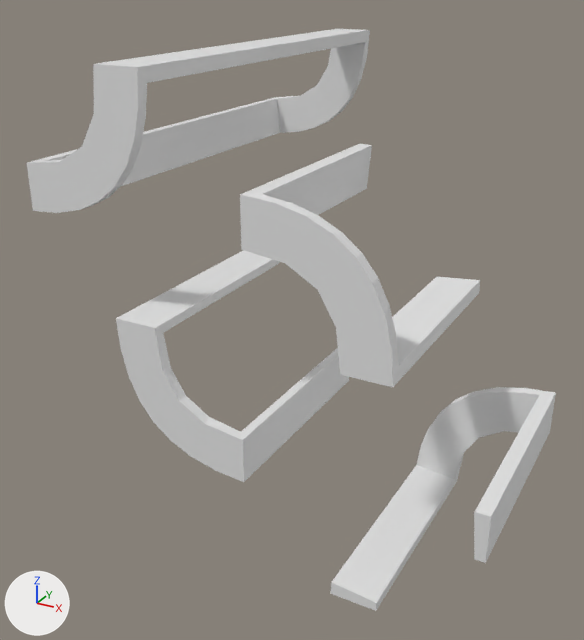
Before and after pictures for a commit that changed the OBJ model data/bmc/SET_4W2C/t_411.obj.
The view is the same before and after, from a 50 mm camera at (0.744, -1.659, 0.663) aimed at (-0.106, -0.113, -0.109). The lights are fixed; the arrows at lower left show +X, +Y and +Z. Where no turn or scale is listed for an object, it has been applied to the vertices.

Names of what the first picture shows: 't_411'.
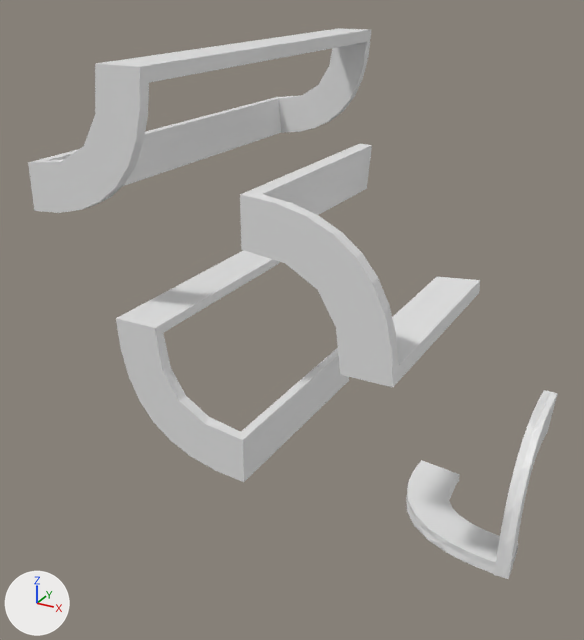
What differs and where, as boxes [x1, y1, x2, y2] in the pictures (584 x 640 px):
't_411', reshaped
    before: [27, 29, 556, 611]
    after: [28, 28, 558, 579]
part 1 of me_t_411, rebuilt
    before: [27, 29, 370, 213]
    after: [28, 28, 371, 213]
part 2 of me_t_411, rebuilt (33% narrower, 16% shorter)
    before: [330, 387, 556, 611]
    after: [406, 390, 558, 579]

Diff of the bpy script that builds the scene:
```diff
--- a/data/bmc/SET_4W2C/t_411.obj.py
+++ b/data/bmc/SET_4W2C/t_411.obj.py
@@ me_t_411 @@
 # used by ob_t_411; location = (0.0, 0.0, 0.0)
-me_t_411.from_pydata(...)  # 212 vertices, 416 faces; spans x -0.5..0.496, y -0.5..0.5, z -0.501..0.5
+me_t_411.from_pydata(...)  # 421 vertices, 810 faces; spans x -0.496..0.5, y -0.5..0.5, z -0.5..0.501
+# me_t_411 part 1: the loose piece of 80 vertices spanning x -0.5..-0.2, y -0.5..0.5, z 0.2..0.5 is rebuilt with 132 vertices and now spans x -0.496..-0.196, y -0.5..0.5, z 0.201..0.501
+# me_t_411 part 2: the loose piece of 44 vertices spanning x 0.196..0.496, y -0.5..0.0, z -0.501..-0.201 is rebuilt with 145 vertices and now spans x 0.199..0.5, y -0.287..0.0, z -0.5..-0.199
```
